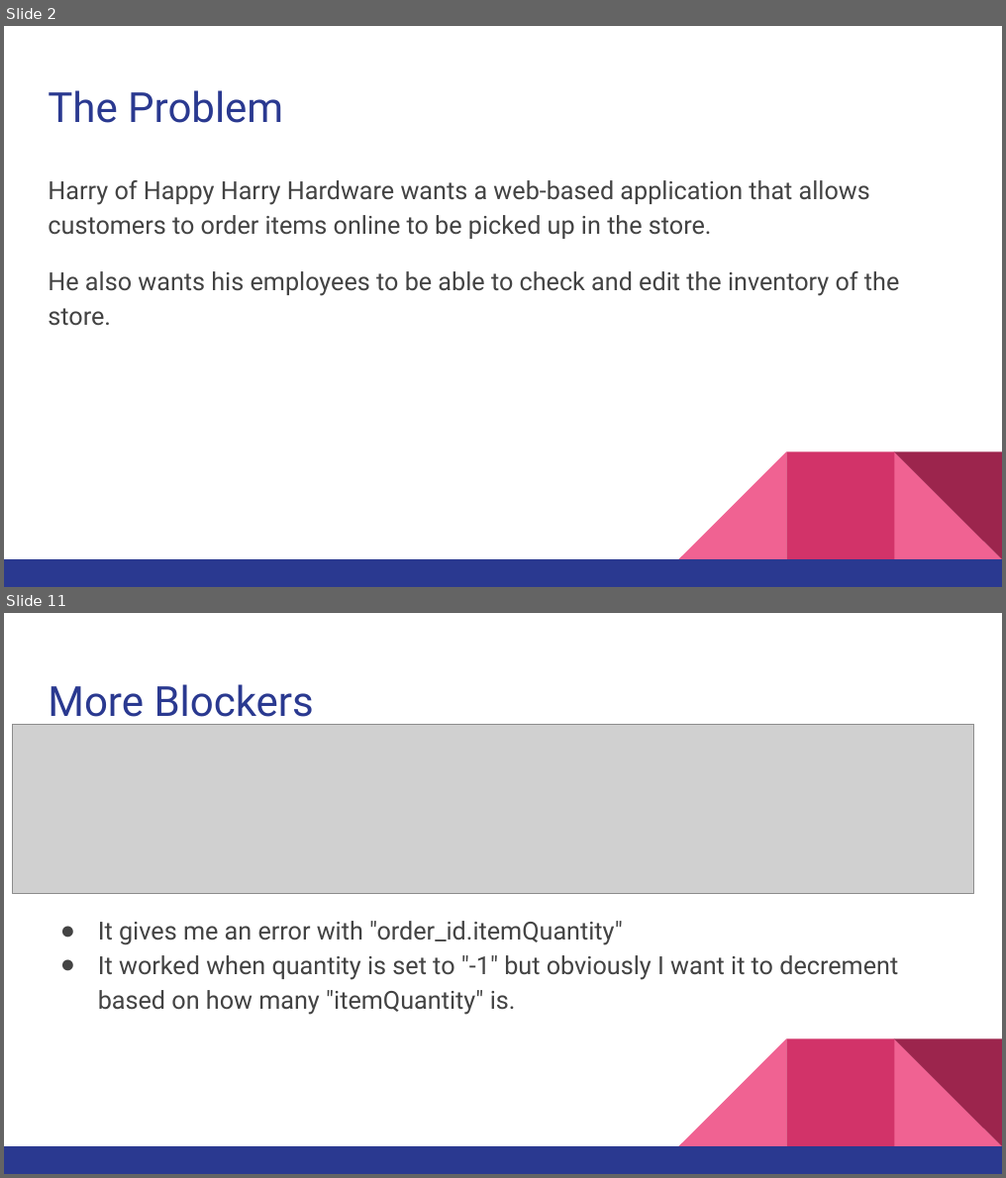
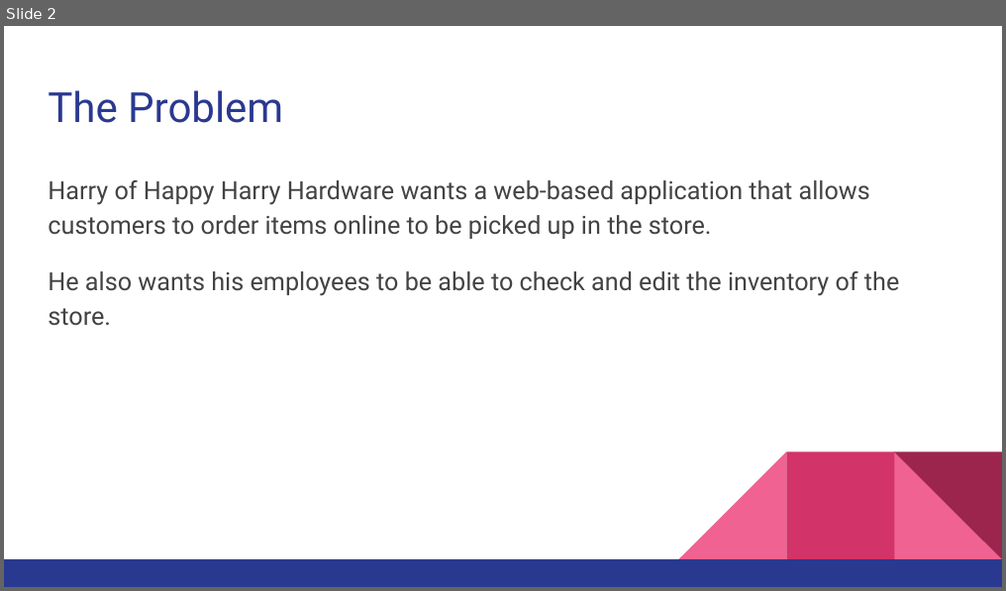
Before and after one commit to Mcowans/HappyHarryHWStore, a slide deck: Presentation.pptx. Shown one above the other, each under a label of ours: slides 2 and 11 before the commit, slide 2 after it; the slides between them are not shown. The pictures are 1006x1178 and 1006x591 pixels, drawn with LibreOffice and Linux fonts; fonts in the diff are those of the drawing; grey boxes stand for pictures. Boxes give left, top, right and bottom in pixels: in the first picture for what was removed or moved away, otherwise in the second. Text is boxed around its words. In the diff, an @@ line names an element or a change of style, - is before the commit and + after.

Commit message:
Update Presentation.pptx
Updating the presentation

```diff
--- a/Presentation.pptx
+++ b/Presentation.pptx
@@ slide 11 removed at (x1=4, y1=613, x2=1002, y2=1174), background #FFFFFF; not listed: 5 template elements that a slide beside it also shows @@
@@ title removed at (x1=48, y1=684, x2=314, y2=727) @@
-More Blockers
@@ picture removed at (x1=13, y1=724, x2=975, y2=893) @@
@@ text removed at (x1=98, y1=921, x2=898, y2=1015) @@
-● It gives me an error with "order_id.itemQuantity"
-● It worked when quantity is set to "-1" but obviously I want it to decrement based on how many "itemQuantity" is.
```
Also in this commit, not shown: 11 slides added, 9 other slides removed.
